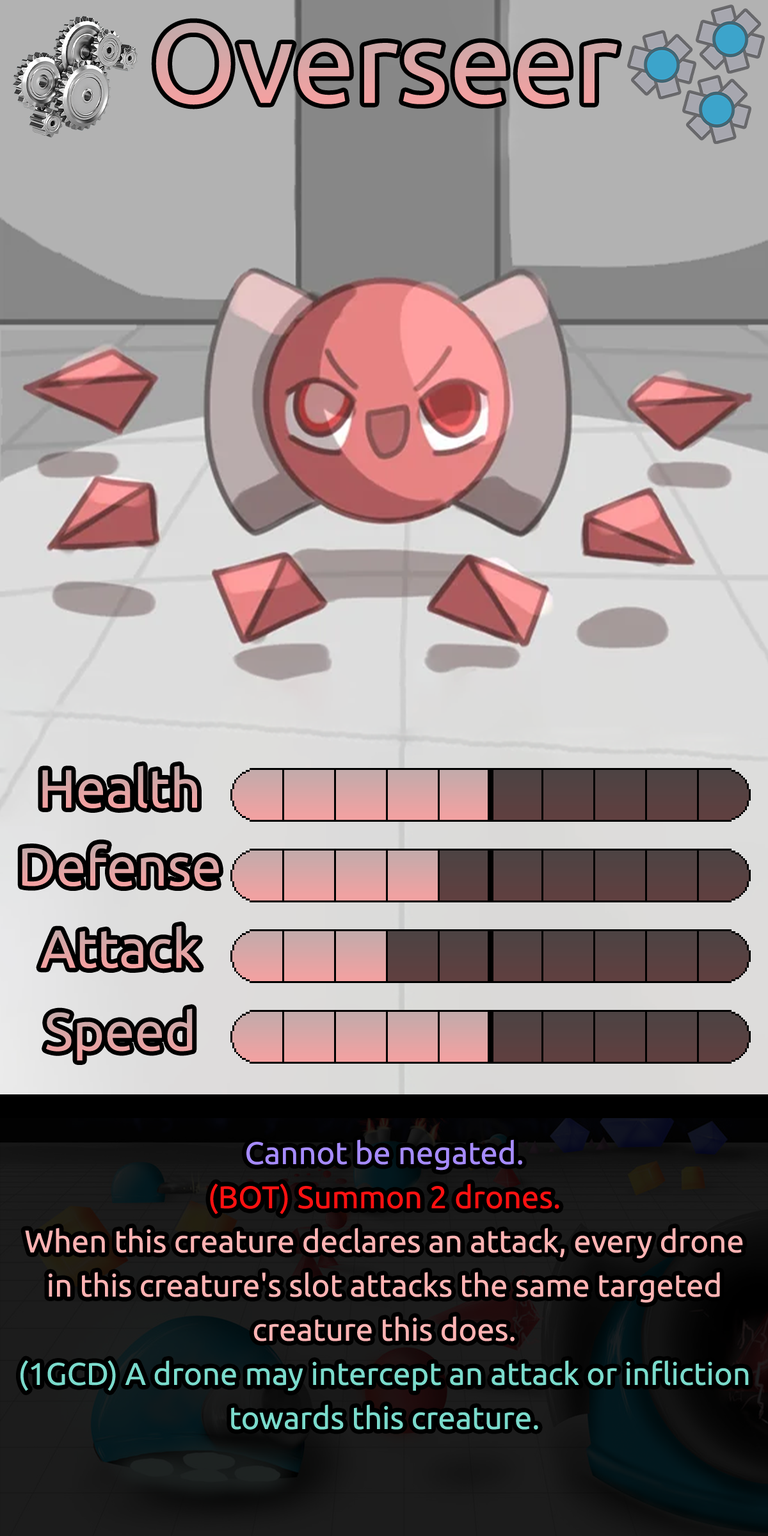
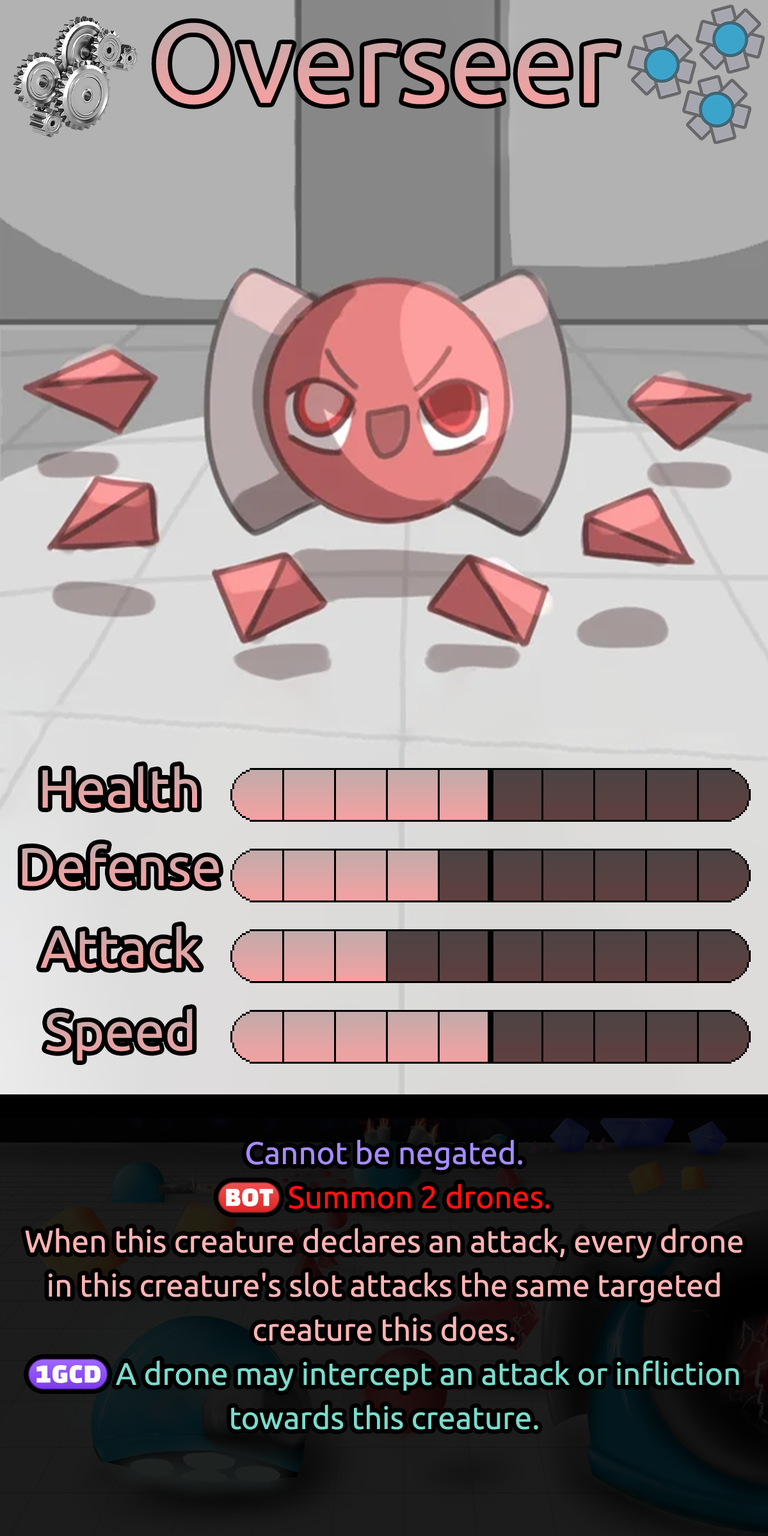
Comparing the layer stacks of the two 768 × 1536 images. Changes:
painted on "Ability" over box(20, 1143, 749, 1430)
